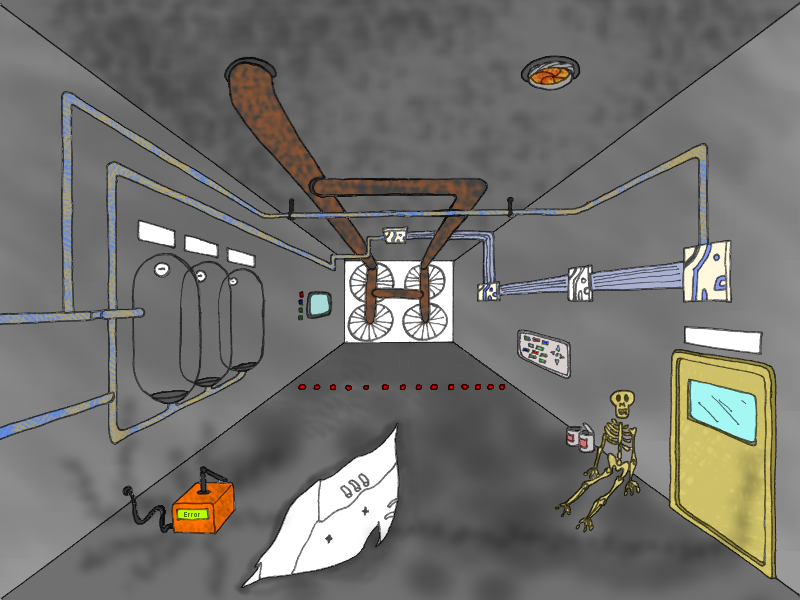
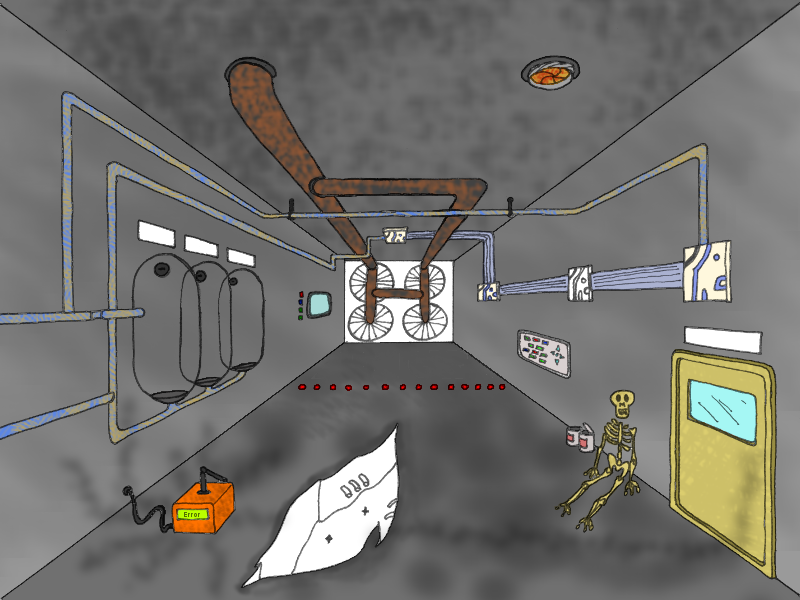
Layer changes from the first 800x600 image to the second:
painted on "cryo pipes" over (155, 263, 237, 285)
moved "walls" above "monitor", painted on it over (131, 219, 276, 420)
painted on "Background" over (131, 219, 276, 420)
